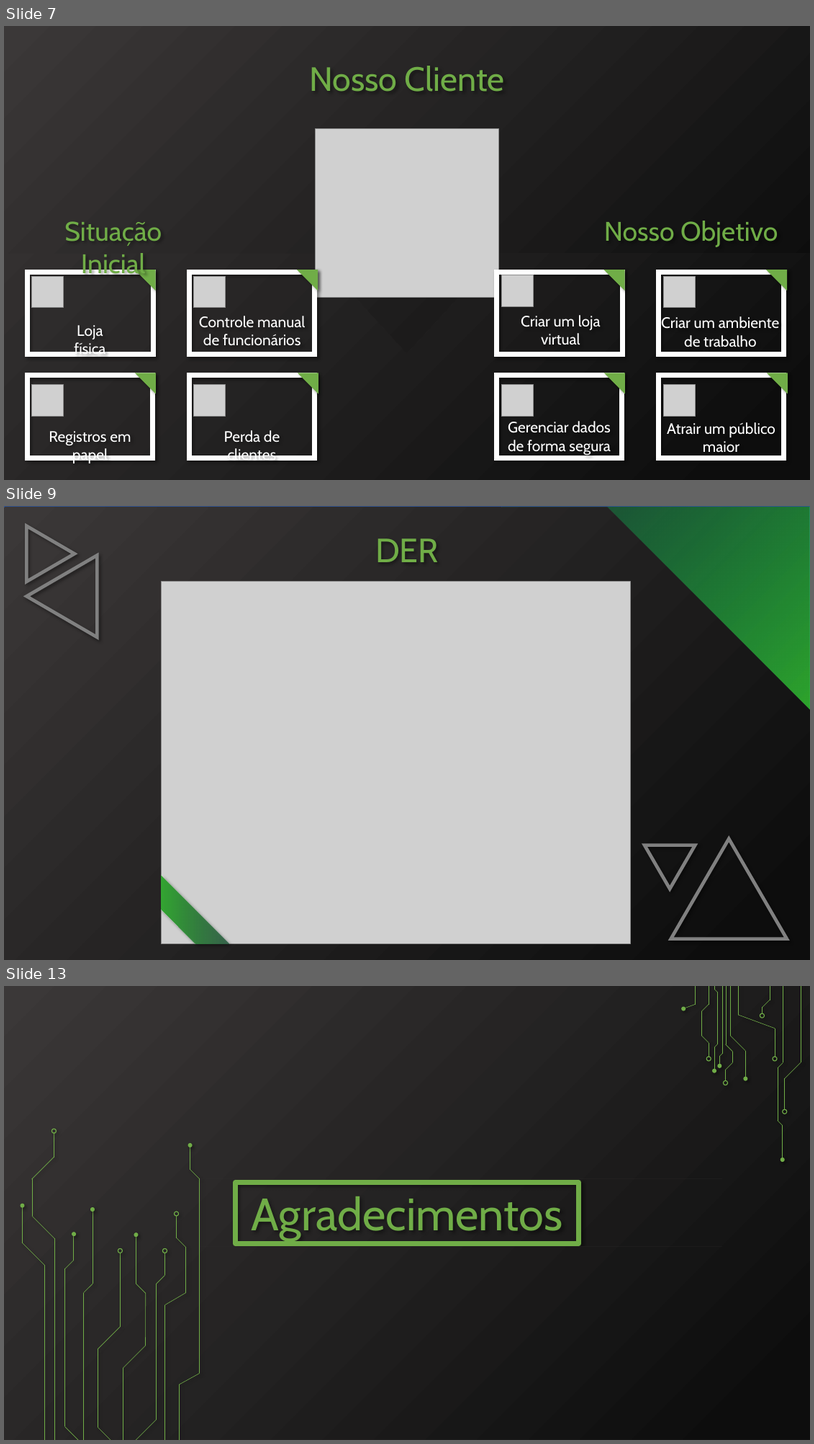
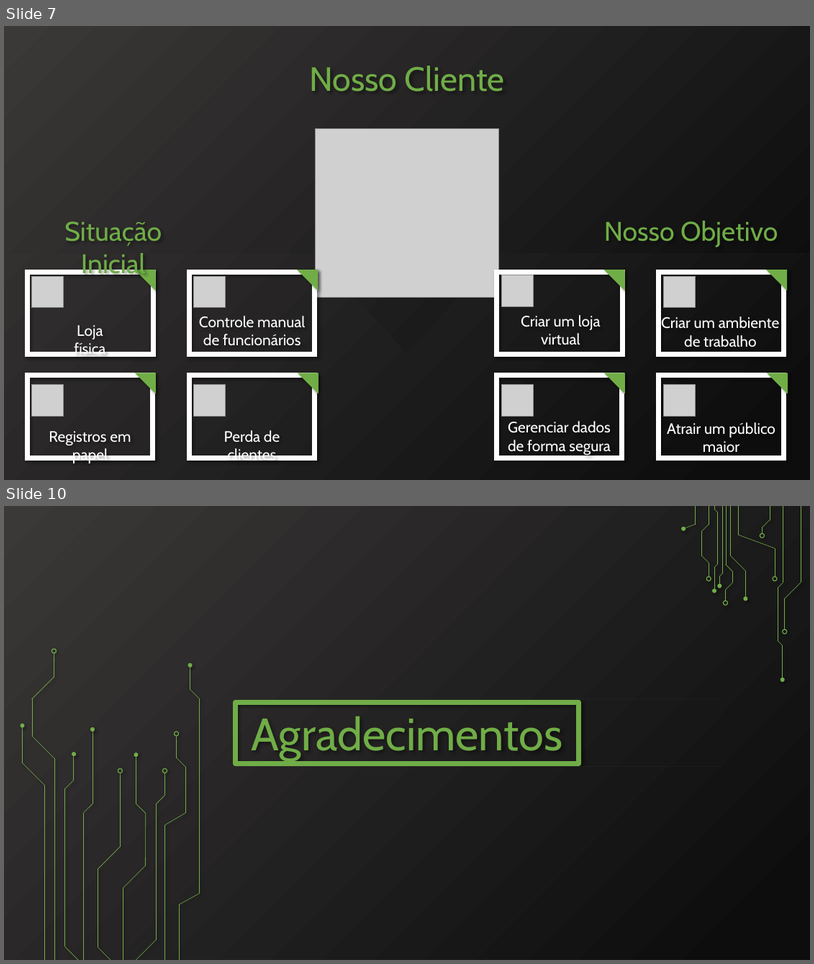
Before and after one commit to SamuelHiroyuki/Scrolls, a slide deck: Documentação/pptx/Apresentação.pptx. Shown one above the other, each under a label of ours: slides 7, 9 and 13 before the commit, slides 7 and 10 after it; the slides between them are not shown. The pictures are 814x1444 and 814x964 pixels, drawn with LibreOffice and Linux fonts; fonts in the diff are those of the drawing; grey boxes stand for pictures. Boxes give left, top, right and bottom in pixels: in the first picture for what was removed or moved away, otherwise in the second. Text is boxed around its words. In the diff, an @@ line names an element or a change of style, - is before the commit and + after.

```diff
--- a/Documentação/pptx/Apresentação.pptx
+++ b/Documentação/pptx/Apresentação.pptx
@@ slide 9 removed at (4,506,810,960), background #FFFFFF @@
@@ rectangle removed at (4,506,810,960) @@
@@ freeform shape removed at (4,507,810,960) @@
@@ triangle removed at (27,525,75,582) @@
@@ rectangle removed at (502,506,810,780) @@
@@ text removed at (376,538,439,562) @@
-DER
@@ triangle removed at (26,556,97,637) @@
@@ picture removed at (161,582,630,944) @@
@@ triangle removed at (646,845,696,888) @@
@@ triangle removed at (671,839,787,939) @@
@@ diag stripe removed at (161,875,229,943) @@
@@ what was slide 13 is now slide 10 @@
```
Also in this commit, not shown: 3 slides changed, 1 slide added, 3 other slides removed, 1 other file.
